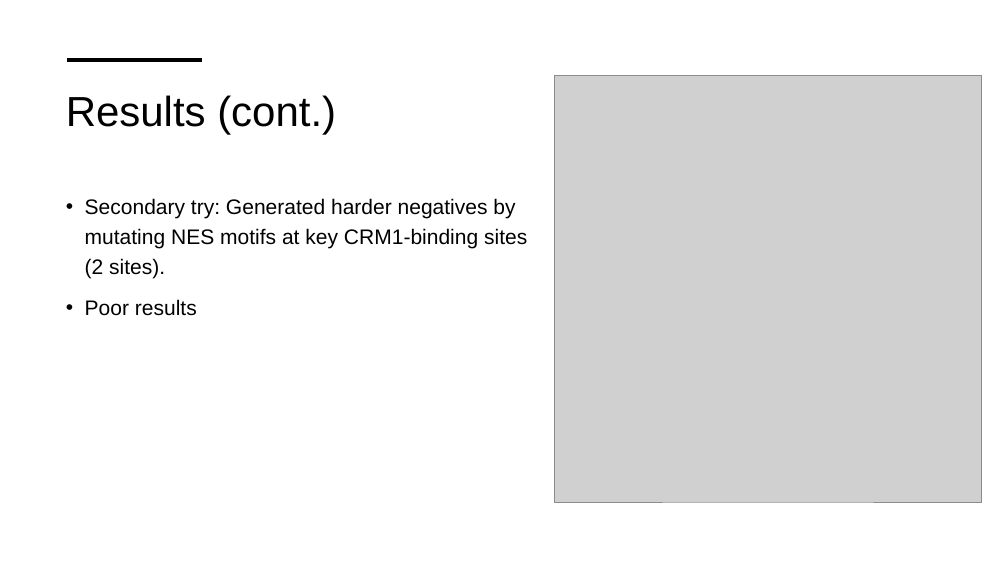
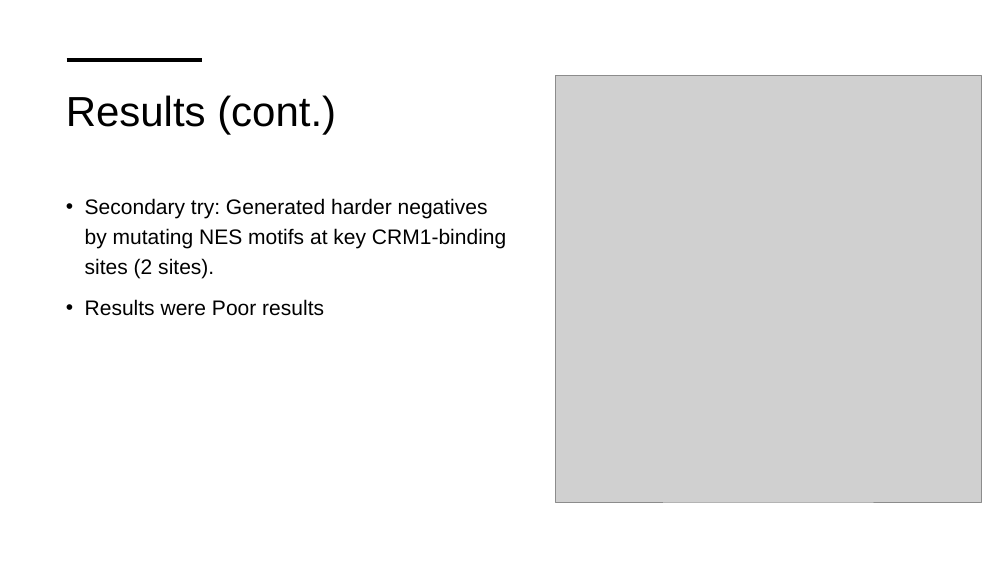
Before and after one commit to shiragelb/Bio-3D-Hackathon-2025, a slide deck: slide 6 of NES-Finder.pptx. Drawn at 1008x567 pixels with LibreOffice and Linux fonts; fonts in the diff are those of the drawing; grey boxes stand for pictures. Boxes give left, top, right and bottom in pixels: in the first picture for what was removed or moved away, otherwise in the second. Text is boxed around its words. In the diff, an @@ line names an element or a change of style, - is before the commit and + after.

```diff
--- a/NES-Finder.pptx
+++ b/NES-Finder.pptx
@@ text at box(85, 299, 324, 316): text changed @@
-• Poor results
+• Results were Poor results
```
Also in this commit, not shown: 5 other slides changed.
